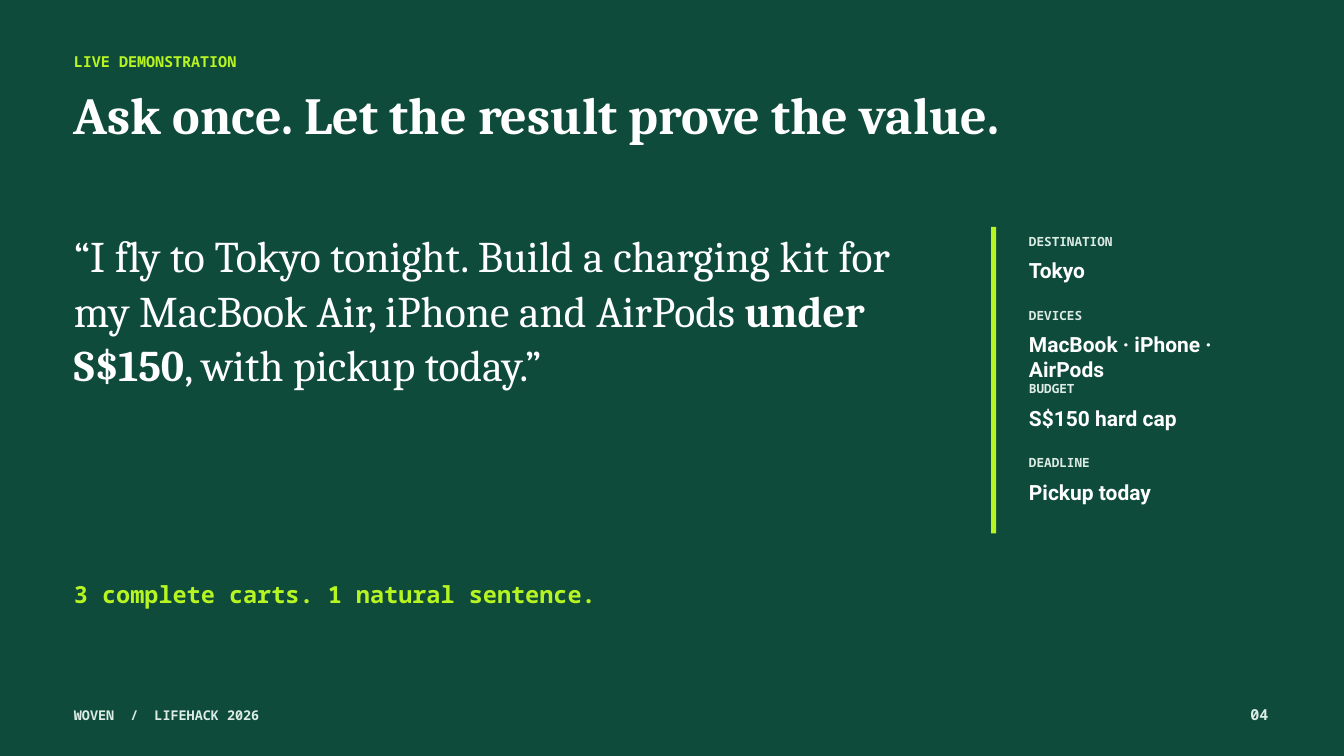
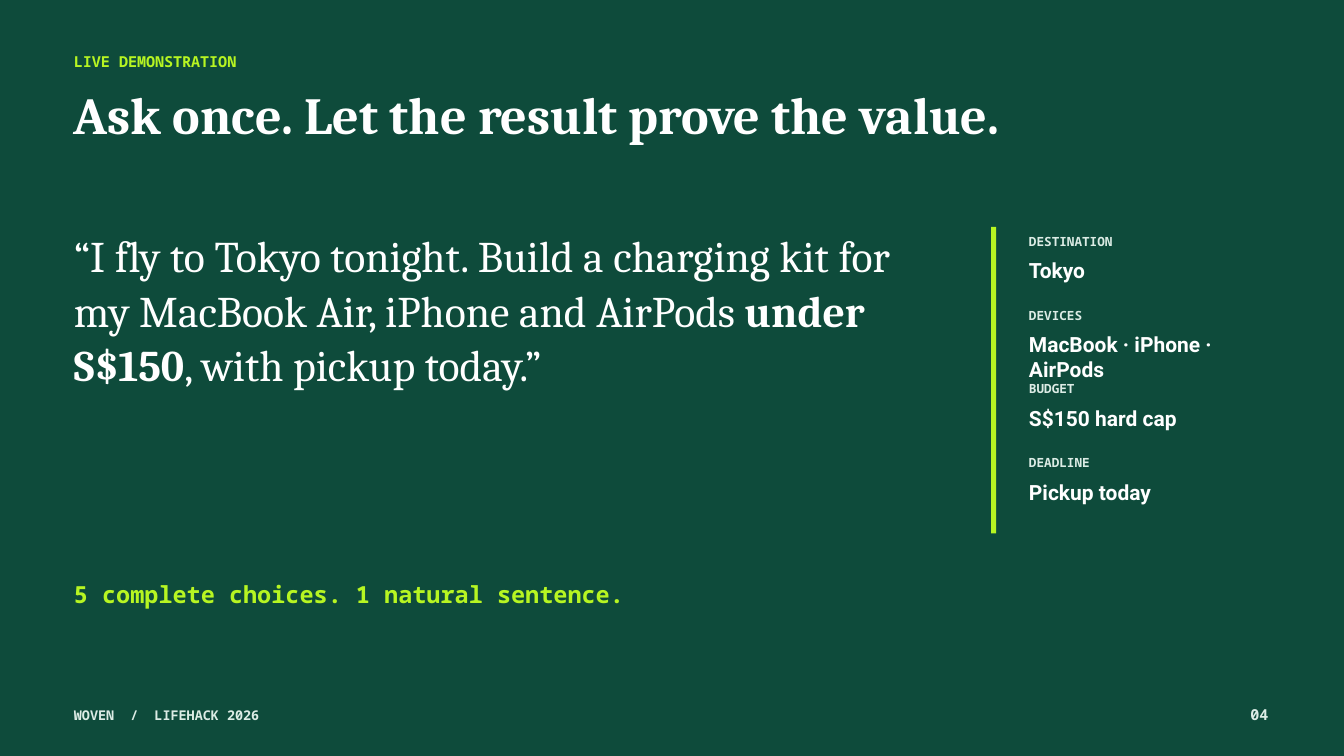
Before and after one commit to Ducksss/LifeHack-2026, a slide deck: slide 4 of docs/Woven-Hackathon-Pitch.pptx. Drawn at 1344x756 pixels with LibreOffice and Linux fonts; fonts in the diff are those of the drawing. Boxes give left, top, right and bottom in pixels: in the first picture for what was removed or moved away, otherwise in the second. Text is boxed around its words. In the diff, an @@ line names an element or a change of style, - is before the commit and + after.

Commit message:
archive(chore): preserve choice-suite stash
Archive the exact 30 August choice-suite stash before local repository cleanup. A later preservation branch exists, but this retains the original snapshot independently.

```diff
--- a/docs/Woven-Hackathon-Pitch.pptx
+++ b/docs/Woven-Hackathon-Pitch.pptx
@@ text at <box>74,585,624,609</box>: text changed @@
-3 complete carts. 1 natural sentence.
+5 complete choices. 1 natural sentence.
```
Also in this commit, not shown: 3 other slides changed, 37 other files.
